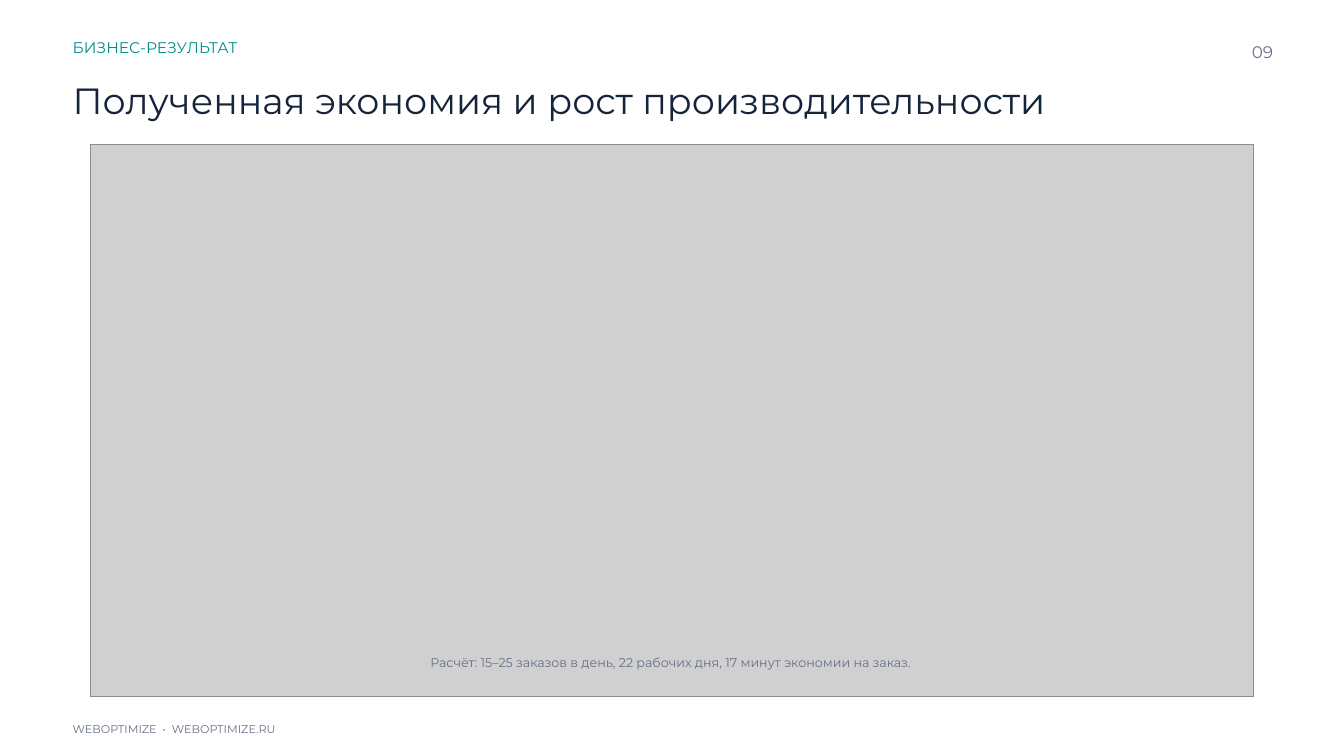
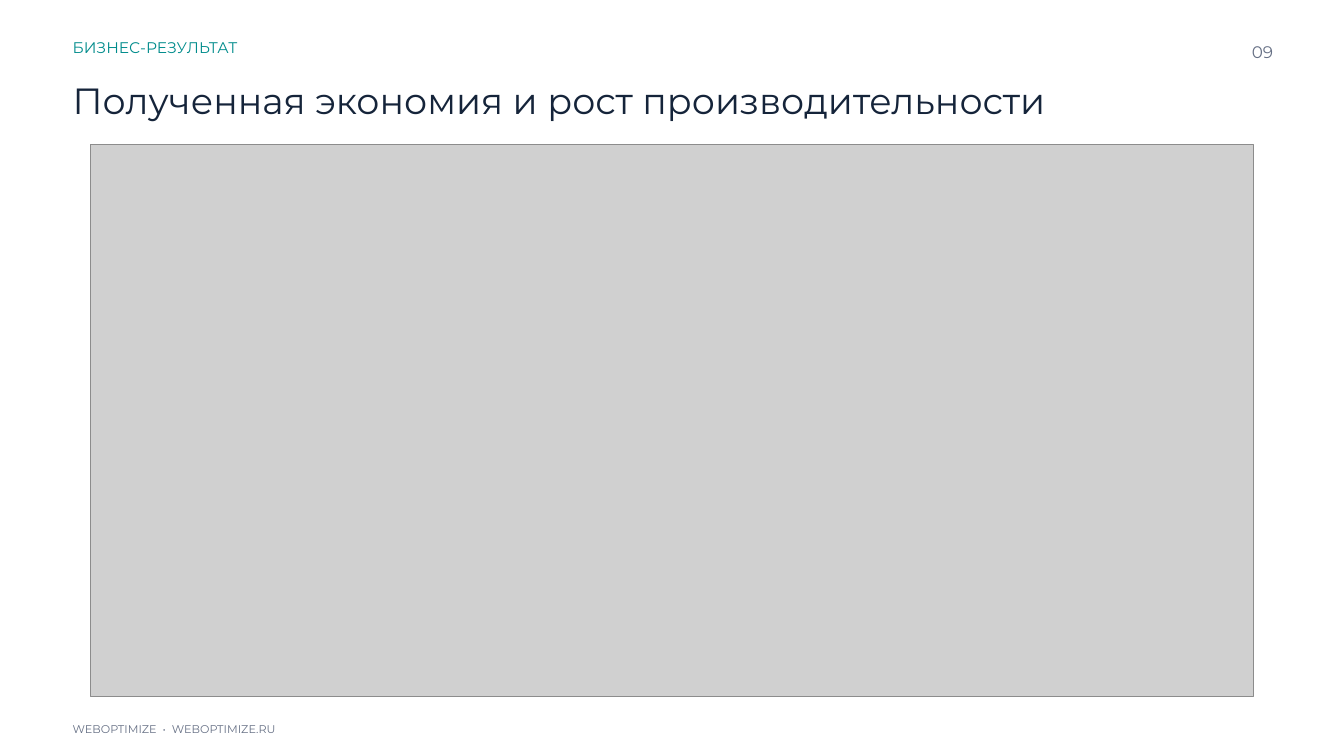
Before and after one commit to expertvizoff-cpu/ptz-steklo-case-files, a slide deck: slide 9 of downloads/ptz-steklo-weboptimize-case.pptx. Drawn at 1344x756 pixels with LibreOffice and Linux fonts; fonts in the diff are those of the drawing; grey boxes stand for pictures. Boxes give left, top, right and bottom in pixels: in the first picture for what was removed or moved away, otherwise in the second. Text is boxed around its words. In the diff, an @@ line names an element or a change of style, - is before the commit and + after.

```diff
--- a/downloads/ptz-steklo-weboptimize-case.pptx
+++ b/downloads/ptz-steklo-weboptimize-case.pptx
@@ text removed at bbox=[430, 658, 911, 670] @@
-Расчёт: 15–25 заказов в день, 22 рабочих дня, 17 минут экономии на заказ.
```
Also in this commit, not shown: 5 other slides changed, 1 other file.
